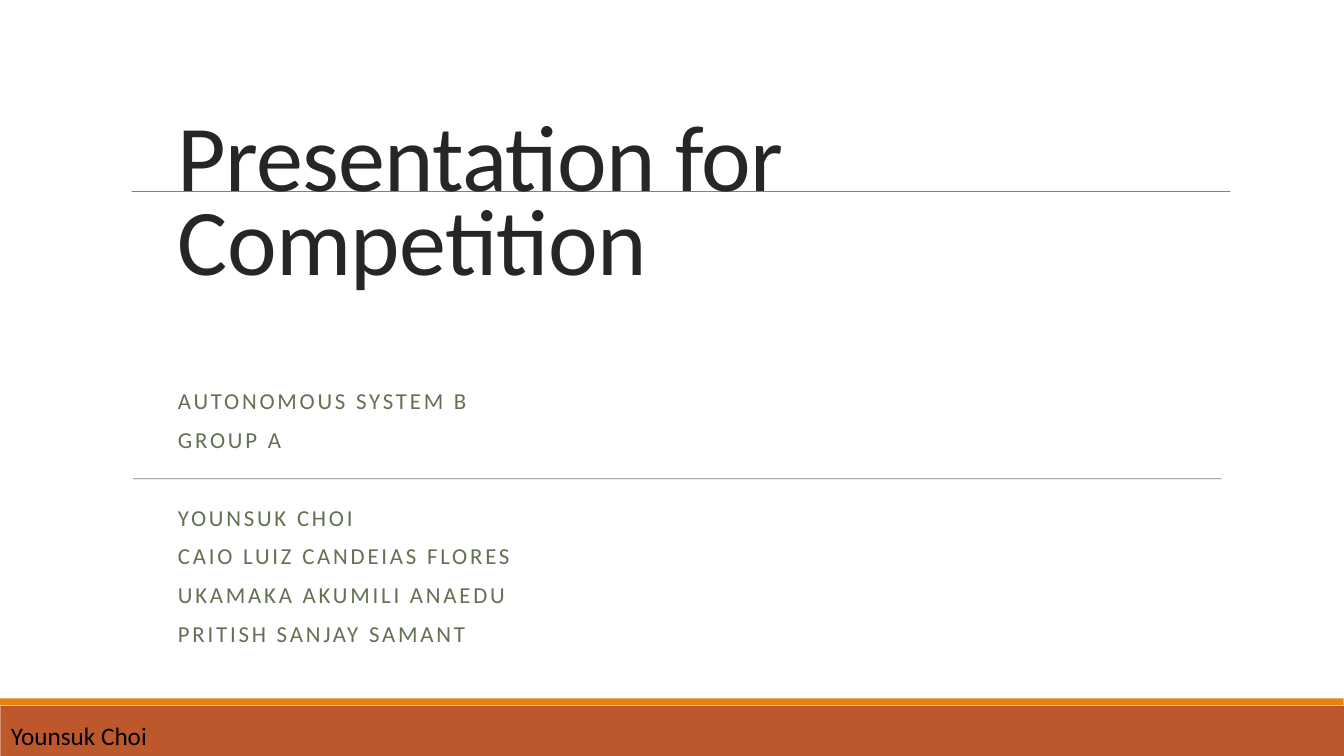
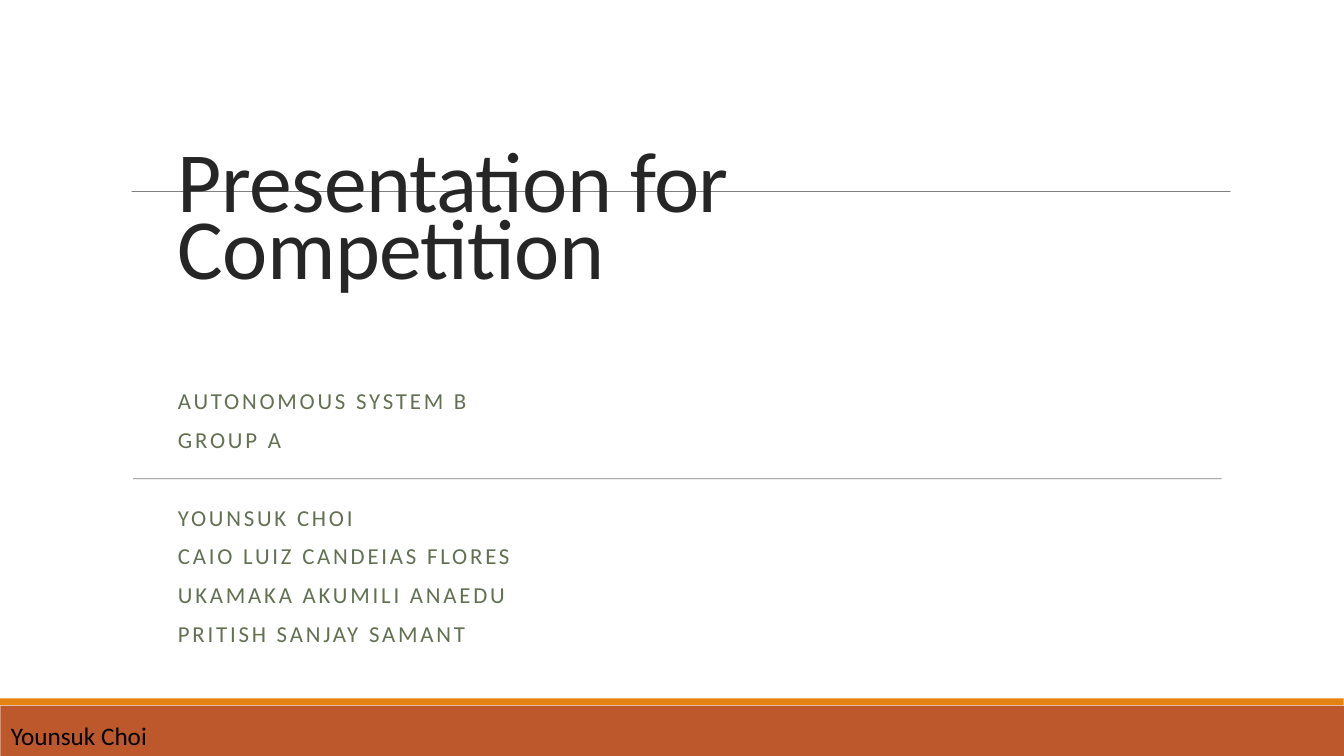
Before and after one commit to yoonsukwkd96/Autonomous_Systems_B_Lab_Group_A, a slide deck: slide 1 of final_presentation_groupA.pptx. Drawn at 1344x756 pixels with LibreOffice and Linux fonts; fonts in the diff are those of the drawing. Boxes give left, top, right and bottom in pixels: in the first picture for what was removed or moved away, otherwise in the second. Text is boxed around its words. In the diff, an @@ line names an element or a change of style, - is before the commit and + after.

```diff
--- a/final_presentation_groupA.pptx
+++ b/final_presentation_groupA.pptx
@@ text "Presentation for Competition" at <box>178,152,728,293</box>: size 67.2 to 61.2 pt; line spacing 0.75 to 0.65 @@
```
Also in this commit, not shown: 5 slides added, 6 slides removed, 2 other files.
